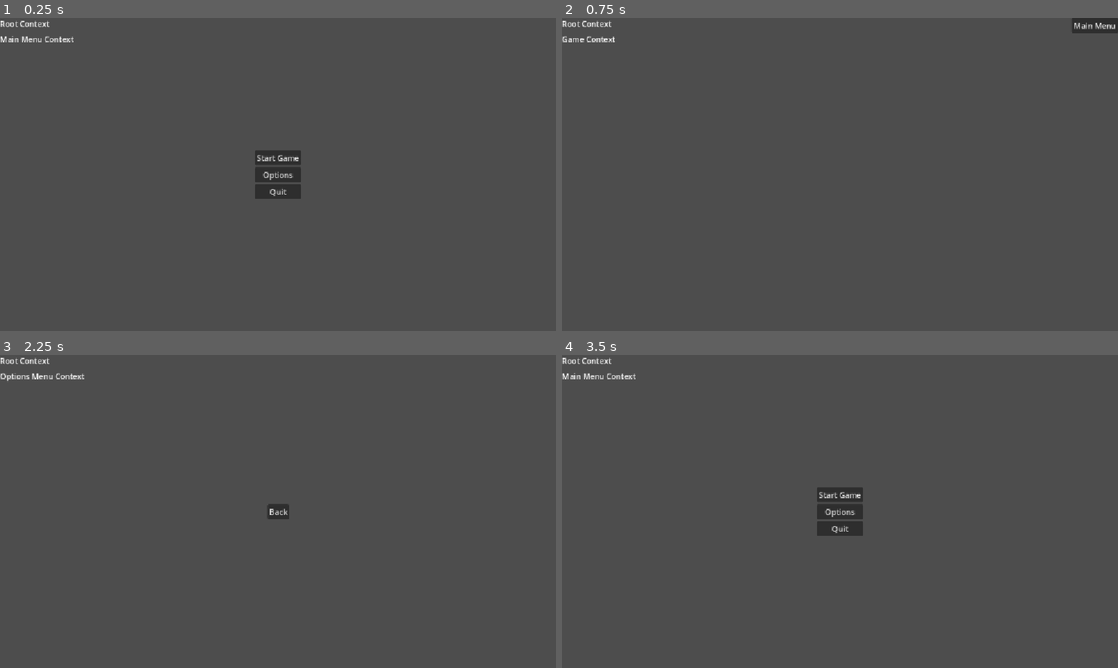
Above: before the commit, frames 1-4 (two rows, left to right).
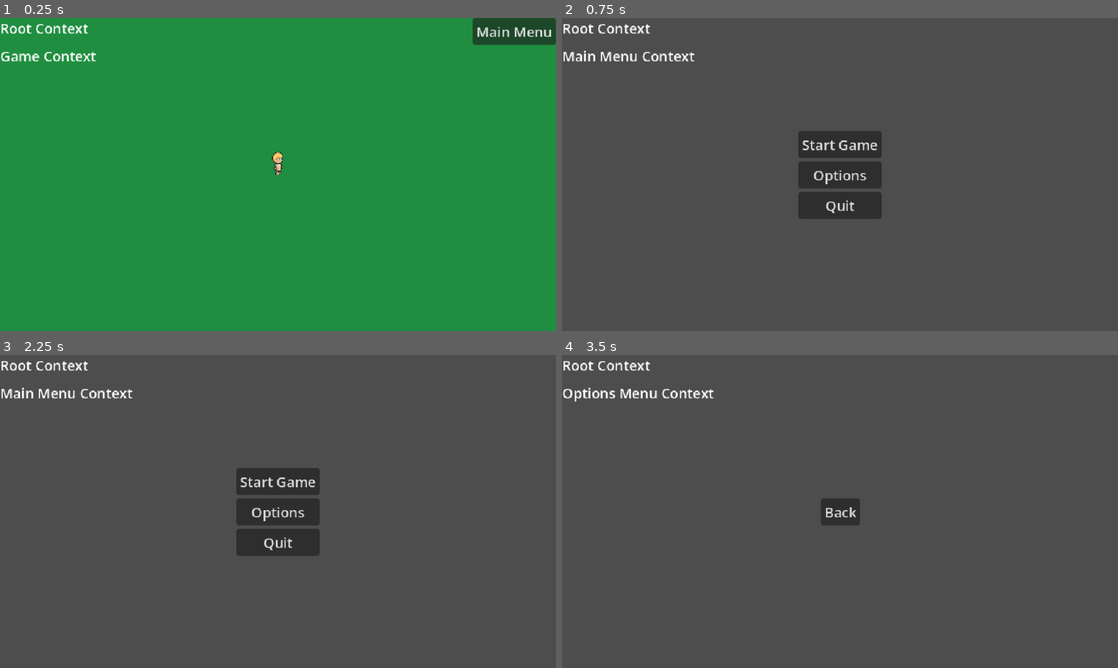
Above: after the commit, the same moments.

Repository: Riudin/Unnamed-ARPG
Game: Godot game, scene res://features/root/root_context.tscn
Two runs of this game, one before a commit and one after it. Both use one fixed random seed, a clock stepped at 60 frames per second and the inputs below.
Inputs (mouse positions are in pixels of both pictures, inside the frame that each line leads up to):
- Up to frame 1 (0.25 s): no input
- Up to frame 2 (0.75 s): click "Start Game" (after the commit: "Main Menu") at 0.5 s
- Up to frame 3 (2.25 s): click "Main Menu" (after the commit: "Start Game") at 1.25 s; click "Options" (after the commit: "Main Menu") at 2 s
- Up to frame 4 (3.5 s): click (840, 511) at 2.75 s, where only the run before the commit has a clickable "Back"

The runs differ from the first frame. In frame 1, 100% of the frame differs, in the area x 0-100%, y 0-100%; in frame 2, 4.8%; in frame 3, 4.4%; in frame 4, 1.6%.

Commit message:
Added Player

Diff:
--- /dev/null
+++ b/game/entities/characters/player/player.gd
@@ -0,0 +1,12 @@
+class_name Player
+extends CharacterBody2D
+
+
+var movement_speed: float = 200.0
+
+
+func _physics_process(_delta: float) -> void:
+	var direction: Vector2 = Input.get_vector("move_left", "move_right", "move_up", "move_down")
+	velocity = direction * movement_speed
+
+	move_and_slide()
--- /dev/null
+++ b/game/entities/characters/player/player.tscn
@@ -0,0 +1,42 @@
+[gd_scene format=3 uid="uid://cko33b4d54yx4"]
+
+[ext_resource type="Texture2D" uid="uid://csoxr1l2jxb86" path="res://assets/testing/back_foot.png" id="1_a3s12"]
+[ext_resource type="Script" uid="uid://c6bpu10udqvr5" path="res://entities/characters/player/player.gd" id="1_m0gj2"]
+[ext_resource type="Texture2D" uid="uid://dcivblvyqbw1w" path="res://assets/testing/front_foot.png" id="2_m0gj2"]
+[ext_resource type="Texture2D" uid="uid://b3q2biki6jyga" path="res://assets/testing/back_hand.png" id="3_0d5hj"]
+[ext_resource type="Texture2D" uid="uid://ct8h6pva4me71" path="res://assets/testing/body.png" id="4_mx21o"]
+[ext_resource type="Texture2D" uid="uid://d2w0ke72skp5k" path="res://assets/testing/front_hand.png" id="5_sybl7"]
+[ext_resource type="Texture2D" uid="uid://bbn4cj0uev0aw" path="res://assets/testing/head.png" id="6_5otfs"]
+
+[sub_resource type="CircleShape2D" id="CircleShape2D_w5ybq"]
+radius = 6.0
+
+[node name="Player" type="CharacterBody2D" unique_id=1115547765]
+script = ExtResource("1_m0gj2")
+
+[node name="Visuals" type="Node2D" parent="." unique_id=421776401]
+position = Vector2(0, -14)
+
+[node name="BackFoot" type="Sprite2D" parent="Visuals" unique_id=2065639510]
+texture = ExtResource("1_a3s12")
+
+[node name="FrontFoot" type="Sprite2D" parent="Visuals" unique_id=1093194829]
+texture = ExtResource("2_m0gj2")
+
+[node name="BackHand" type="Sprite2D" parent="Visuals" unique_id=266627842]
+texture = ExtResource("3_0d5hj")
+
+[node name="Body" type="Sprite2D" parent="Visuals" unique_id=733767722]
+texture = ExtResource("4_mx21o")
+
+[node name="FrontHand" type="Sprite2D" parent="Visuals" unique_id=2055601552]
+texture = ExtResource("5_sybl7")
+
+[node name="Head" type="Sprite2D" parent="Visuals" unique_id=450286925]
+texture = ExtResource("6_5otfs")
+
+[node name="CollisionShape2D" type="CollisionShape2D" parent="." unique_id=275437248]
+position = Vector2(0, -2)
+shape = SubResource("CircleShape2D_w5ybq")
+
+[node name="Camera2D" type="Camera2D" parent="." unique_id=926939749]
--- a/game/features/game/game_context.gd
+++ b/game/features/game/game_context.gd
@@ -4,12 +4,25 @@
 
 signal main_menu_requested
 
+@export var _player_scene: PackedScene
+
+var _game_state: GameState
+var _player: Player
+
 @onready var main_menu_button: Button = %MainMenu
 
 
 func build() -> void:
 	# Build any services or other variables that we need in this context.
-	pass
+	_game_state = GameState.new()
+
+	# Build Player
+	if not _player:
+		print("no player found")
+		var new_player: Player = _player_scene.instantiate()
+		new_player.global_position = _game_state.player_position
+		add_child(new_player)
+		_player = new_player
 
 
 func bind_dependencies() -> void:
--- a/game/features/game/game_context.tscn
+++ b/game/features/game/game_context.tscn
@@ -1,9 +1,21 @@
 [gd_scene format=3 uid="uid://vuy315ukca6j"]
 
 [ext_resource type="Script" uid="uid://cvpuwe1s7fkpy" path="res://features/game/game_context.gd" id="1_bp3ee"]
+[ext_resource type="PackedScene" uid="uid://cko33b4d54yx4" path="res://entities/characters/player/player.tscn" id="2_e6fin"]
+
+[sub_resource type="CanvasTexture" id="CanvasTexture_xf5y8"]
 
 [node name="GameContext" type="Node2D" unique_id=1013453582]
 script = ExtResource("1_bp3ee")
+_player_scene = ExtResource("2_e6fin")
+
+[node name="Background" type="TextureRect" parent="." unique_id=1611502553]
+modulate = Color(0.12436601, 0.5564099, 0.25238034, 1)
+offset_left = -47.0
+offset_top = -22.0
+offset_right = 1273.0
+offset_bottom = 751.0
+texture = SubResource("CanvasTexture_xf5y8")
 
 [node name="CanvasLayer" type="CanvasLayer" parent="." unique_id=807730311]
 
--- /dev/null
+++ b/game/features/game/game_state.gd
@@ -0,0 +1,6 @@
+class_name GameState
+extends Resource
+
+
+# Here goes all state that we need to save later
+var player_position: Vector2 = Vector2(320, 190) # arbitrary starting position for first spawn
--- a/game/features/root/root_context.gd
+++ b/game/features/root/root_context.gd
@@ -30,7 +30,8 @@
 func setup() -> void:
 	# At this point we have ALL dependencies resolved and we can do any
 	# setup that requires these, e.g. connect signals and use factories, etc.
-	mount_main_menu()
+	mount_game()
+	#mount_main_menu()
 
 
 func mount_main_menu() -> void:
--- a/game/project.godot
+++ b/game/project.godot
@@ -25,8 +25,35 @@
 
 [display]
 
+window/size/viewport_width=640
+window/size/viewport_height=360
+window/size/window_width_override=1280
+window/size/window_height_override=720
 window/stretch/mode="canvas_items"
 window/stretch/aspect="expand"
+
+[input]
+
+move_left={
+"deadzone": 0.2,
+"events": [Object(InputEventKey,"resource_local_to_scene":false,"resource_name":"","device":-1,"window_id":0,"alt_pressed":false,"shift_pressed":false,"ctrl_pressed":false,"meta_pressed":false,"pressed":false,"keycode":0,"physical_keycode":65,"key_label":0,"unicode":97,"location":0,"echo":false,"script":null)
+]
+}
+move_right={
+"deadzone": 0.2,
+"events": [Object(InputEventKey,"resource_local_to_scene":false,"resource_name":"","device":-1,"window_id":0,"alt_pressed":false,"shift_pressed":false,"ctrl_pressed":false,"meta_pressed":false,"pressed":false,"keycode":0,"physical_keycode":68,"key_label":0,"unicode":100,"location":0,"echo":false,"script":null)
+]
+}
+move_up={
+"deadzone": 0.2,
+"events": [Object(InputEventKey,"resource_local_to_scene":false,"resource_name":"","device":-1,"window_id":0,"alt_pressed":false,"shift_pressed":false,"ctrl_pressed":false,"meta_pressed":false,"pressed":false,"keycode":0,"physical_keycode":87,"key_label":0,"unicode":119,"location":0,"echo":false,"script":null)
+]
+}
+move_down={
+"deadzone": 0.2,
+"events": [Object(InputEventKey,"resource_local_to_scene":false,"resource_name":"","device":-1,"window_id":0,"alt_pressed":false,"shift_pressed":false,"ctrl_pressed":false,"meta_pressed":false,"pressed":false,"keycode":0,"physical_keycode":83,"key_label":0,"unicode":115,"location":0,"echo":false,"script":null)
+]
+}
 
 [physics]
 
@@ -34,4 +61,5 @@
 
 [rendering]
 
+textures/canvas_textures/default_texture_filter=0
 rendering_device/driver.windows="d3d12"
Binary file added: game/assets/testing/back_foot.png
Not shown, added: game/assets/testing/back_foot.png.import
Binary file added: game/assets/testing/back_hand.png
Not shown, added: game/assets/testing/back_hand.png.import
Binary file added: game/assets/testing/body.png
Not shown, added: game/assets/testing/body.png.import
Binary file added: game/assets/testing/front_foot.png
Not shown, added: game/assets/testing/front_foot.png.import
Binary file added: game/assets/testing/front_hand.png
Not shown, added: game/assets/testing/front_hand.png.import
Binary file added: game/assets/testing/head.png
Not shown, added: game/assets/testing/head.png.import
(and 4 more such lines)
